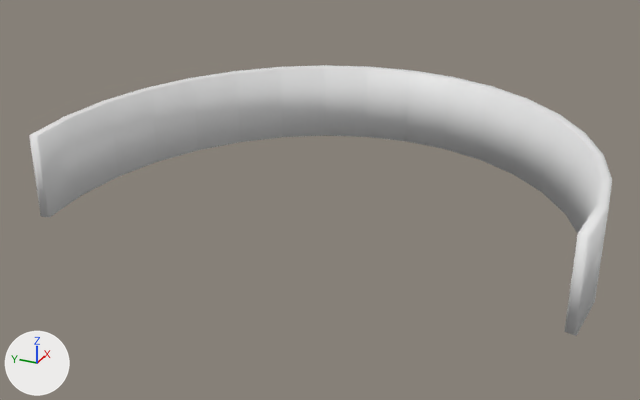
Before and after pictures for a commit that changed the Blender file Assets/models/hangingHalfLight.blend.
One viewpoint serves both versions: a 50 mm lens placed at (-3.39, -1.29, 1.42), pointed at (-0.31, 0.09, -0.12). Every picture has the same lights, and +X, +Y and +Z are marked at lower left. Materials are left out; every surface is plain grey.

Before the edit, the objects in view are built like this:
```python
me_circle = bpy.data.meshes.new('Circle')
me_circle.from_pydata(...)  # 440 vertices, 438 faces; spans x -0.91..0.55, y -1.08..1.08, z -0.13..0.22
me_circle.polygons.foreach_set('use_smooth', [True] * 438)
# faces by material slot: [420, 18]
me_circle.materials.append(mat_body)
me_circle.materials.append(mat_light)
ob_circle = bpy.data.objects.new('Circle', me_circle)
ob_circle.location = (0.0, 0.0, 0.0)
```
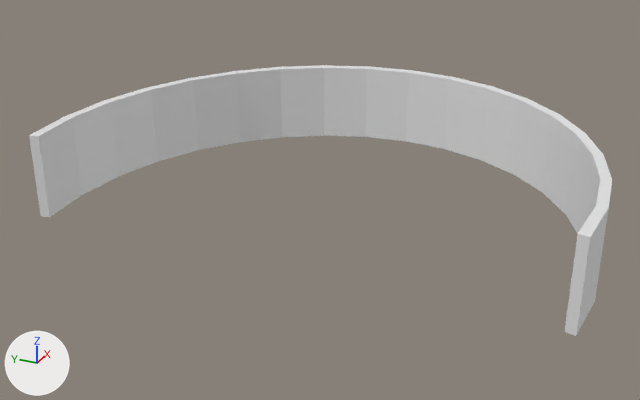
What differs and where, as boxes [x1, y1, x2, y2] in the pictures (640 x 400 px):
part 1 of me_circle, built on
    both: [30, 116, 609, 336]
part 2 of me_circle, cut back
    both: [366, 66, 451, 149]

Patch to the scene script:
```diff
--- a/Assets/models/hangingHalfLight.blend.py
+++ b/Assets/models/hangingHalfLight.blend.py
@@ me_circle @@
 me_circle.from_pydata(...)  # 440 vertices, 438 faces; spans x -0.91..0.55, y -1.08..1.08, z -0.13..0.22
 # used by ob_circle; location = (0.0, 0.0, 0.0)
+# me_circle part 1
+# 16 faces are deleted
+# 16 vertices are added at x -0.9..-0.89, y -1.06..1.06, z -0.13..0.22
+# 32 new faces join them
+# me_circle part 2
+# 16 vertices are removed from x 0.51..0.55, y 0.0, z -0.13..0.22
+# 38 faces are deleted
+# 22 new faces join them
```
